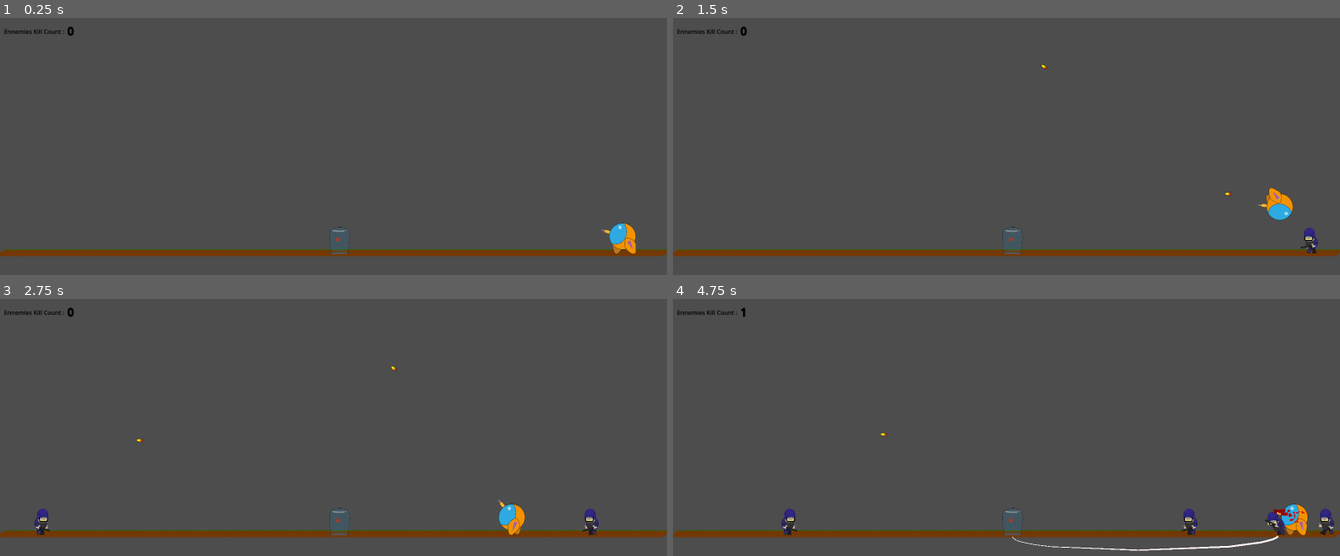
Above: before the commit, frames 1-4 (two rows, left to right).
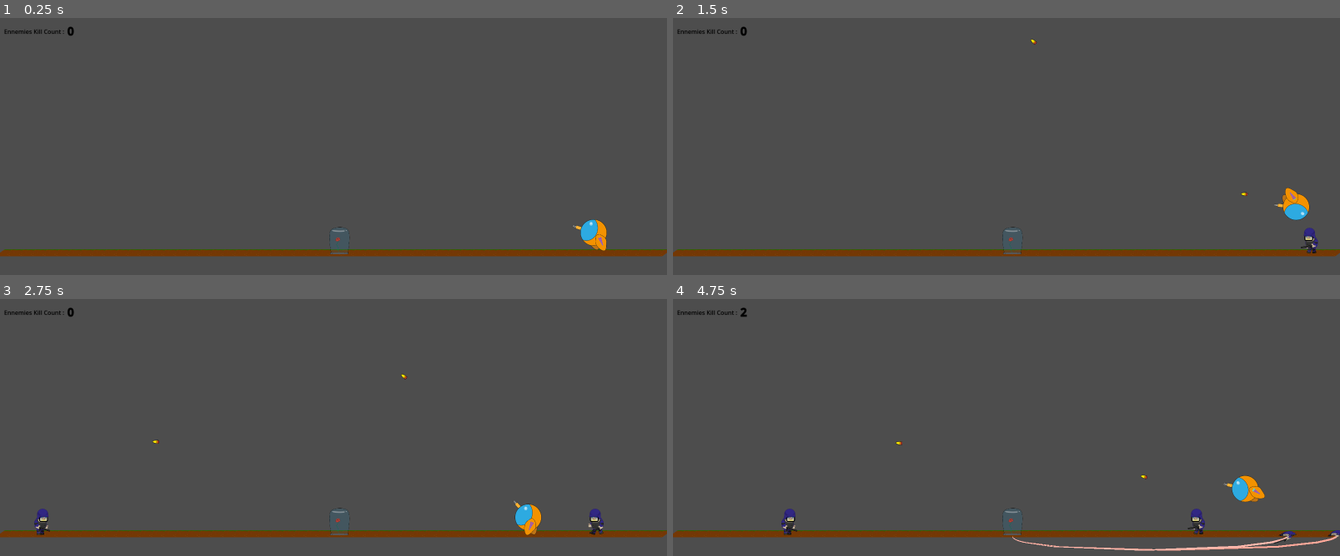
Above: after the commit, the same moments.

Repository: Jeremiejade/rose
Game: Godot game, scene res://scenes/Level/level.tscn
Two runs of this game, one before a commit and one after it. Both use one fixed random seed, a clock stepped at 60 frames per second and the inputs below. This scene is started directly instead of the project's main scene.
Inputs (mouse positions are in pixels of both pictures, inside the frame that each line leads up to):
- Up to frame 1 (0.25 s): no input
- Up to frame 2 (1.5 s): move the mouse to (1153, 138) at 0.52 s; hold D (move_right) from 0.53 s (still down); click (1153, 138) at 0.6 s; tap Space (jump) at 0.77 s; move the mouse to (873, 164) at 1.27 s; click (873, 164) at 1.35 s
- Up to frame 3 (2.75 s): tap Space (jump) at 1.52 s; move the mouse to (400, 373) at 2.02 s; release D (move_right) at 2.03 s; hold A (move_left) from 2.03 s (still down); click (400, 373) at 2.1 s
- Up to frame 4 (4.75 s): move the mouse to (973, 484) at 2.77 s; release A (move_left) at 2.78 s; hold D (move_right) 2.78-4.28 s; click (973, 484) at 2.85 s; tap Space (jump) at 3.02, 3.77, 4.52 s; move the mouse to (1206, 471) at 3.52 s; click (1206, 471) at 3.6 s; move the mouse to (806, 391) at 4.27 s; hold A (move_left) from 4.28 s (still down); click (806, 391) at 4.35 s

The runs differ from the first frame. In frame 1, 0.8% of the frame differs, in the area x 85-96%, y 78-92%; in frame 2, 0.7%; in frame 3, 0.9%; in frame 4, 2.0%, in the area x 10-100%, y 3-99%.

Commit message:
Use hit and hurt box for progectile and playerBody

Diff:
--- a/scenes/BulletGun/bullet_gun.gd
+++ b/scenes/BulletGun/bullet_gun.gd
@@ -12,22 +12,14 @@
 func _on_visible_on_screen_notifier_2d_screen_exited() -> void:
 	queue_free() # Replace with function body.
 
+func take_ground() -> void:
+	$Bullet.visible = false
+	$AnimatedSprite2D.play("boom")
+	$AnimatedSprite2D.visible = true
+	isExplosing = true
 
-func _on_body_shape_entered(_body_rid: RID, body: Node2D, _body_shape_index: int, _local_shape_index: int) -> void:
-	if !isExplosing :
-		if body.has_method("isEnnemy"):
-			body.addAttack({
-				"type": "bullet",
-				"degat": 10,
-				"position": self.global_position,
-				"rotation": self.global_rotation
-			})
-			queue_free()
-		if(body.name == "Ground"):
-			$Bullet.visible = false
-			$AnimatedSprite2D.play("boom")
-			$AnimatedSprite2D.visible = true
-			isExplosing = true
+func on_making_damage() -> void:
+	queue_free()
 
 func _on_animated_sprite_2d_animation_finished() -> void:
 	queue_free()
--- a/scenes/BulletGun/bullet_gun.tscn
+++ b/scenes/BulletGun/bullet_gun.tscn
@@ -7,9 +7,7 @@
 [ext_resource type="Texture2D" uid="uid://dcajxdg04i81l" path="res://assets/bullets/bullet_dust_2.png" id="5_gvmsy"]
 [ext_resource type="Texture2D" uid="uid://67x4fch11ayt" path="res://assets/bullets/bullet_dust_3.png" id="6_id0gm"]
 [ext_resource type="Texture2D" uid="uid://cfxss24q1vl4p" path="res://assets/bullets/bullet_dust_4.png" id="7_56irk"]
-
-[sub_resource type="RectangleShape2D" id="RectangleShape2D_yaof3"]
-size = Vector2(19, 10)
+[ext_resource type="Script" uid="uid://bbvmyj2cykdsp" path="res://scenes/z_hit_box.gd" id="8_n5xxk"]
 
 [sub_resource type="SpriteFrames" id="SpriteFrames_7t7fv"]
 animations = [{
@@ -34,9 +32,10 @@
 "speed": 20.0
 }]
 
-[node name="Bullet_Gun" type="Area2D"]
-collision_layer = 0
-collision_mask = 9
+[sub_resource type="RectangleShape2D" id="RectangleShape2D_yaof3"]
+size = Vector2(19, 10)
+
+[node name="Bullet_Gun" type="Node2D"]
 script = ExtResource("1_yaof3")
 
 [node name="Bullet" type="Sprite2D" parent="."]
@@ -45,10 +44,6 @@
 [node name="VisibleOnScreenNotifier2D" type="VisibleOnScreenNotifier2D" parent="."]
 scale = Vector2(4.4, 4.4)
 
-[node name="CollisionShape2D" type="CollisionShape2D" parent="."]
-position = Vector2(-0.5, 0)
-shape = SubResource("RectangleShape2D_yaof3")
-
 [node name="AnimatedSprite2D" type="AnimatedSprite2D" parent="."]
 visible = false
 sprite_frames = SubResource("SpriteFrames_7t7fv")
@@ -56,6 +51,16 @@
 frame = 4
 frame_progress = 1.0
 
-[connection signal="body_shape_entered" from="." to="." method="_on_body_shape_entered"]
+[node name="ZHitBox" type="Area2D" parent="." node_paths=PackedStringArray("collisionShape", "ownerNode")]
+script = ExtResource("8_n5xxk")
+type = "bullet"
+collisionShape = NodePath("CollisionShape2D")
+ownerNode = NodePath("..")
+metadata/_custom_type_script = "uid://bbvmyj2cykdsp"
+
+[node name="CollisionShape2D" type="CollisionShape2D" parent="ZHitBox"]
+position = Vector2(-0.5, 0)
+shape = SubResource("RectangleShape2D_yaof3")
+
 [connection signal="screen_exited" from="VisibleOnScreenNotifier2D" to="." method="_on_visible_on_screen_notifier_2d_screen_exited"]
 [connection signal="animation_finished" from="AnimatedSprite2D" to="." method="_on_animated_sprite_2d_animation_finished"]
--- a/scenes/Level/level.tscn
+++ b/scenes/Level/level.tscn
@@ -1,6 +1,6 @@
 [gd_scene load_steps=8 format=3 uid="uid://ue6otj6bwght"]
 
-[ext_resource type="Texture2D" uid="uid://h5iq4it5kewa" path="res://assets/level_1/ground.jpg" id="1_4tl78"]
+[ext_resource type="Texture2D" uid="uid://h5iq4it5kewa" path="res://scenes/assets/level_1/ground.jpg" id="1_4tl78"]
 [ext_resource type="Script" uid="uid://bq5igbljfr1id" path="res://scenes/Level/level.gd" id="1_65260"]
 [ext_resource type="PackedScene" uid="uid://dymyjfjvgoyg5" path="res://scenes/NewPlayer/new_player.tscn" id="3_ggv0q"]
 [ext_resource type="PackedScene" uid="uid://k43skcolxlck" path="res://scenes/rose/rose.tscn" id="4_v753x"]
@@ -36,12 +36,12 @@
 position = Vector2(916, 603)
 scale = Vector2(0.5, 0.5)
 collision_layer = 3
+collision_mask = 0
 
 [node name="NewPlayer" parent="." instance=ExtResource("3_ggv0q")]
-position = Vector2(1680, 591)
+position = Vector2(1602.0001, 558)
 scale = Vector2(0.6, 0.6)
-collision_layer = 2
-collision_mask = 11
+collision_mask = 7
 
 [node name="Wall" type="StaticBody2D" parent="."]
 collision_layer = 3
--- a/scenes/NewPlayer/new_player.gd
+++ b/scenes/NewPlayer/new_player.gd
@@ -101,4 +101,5 @@
 	return "idle"
 
 func take_damage(attack) :
-	ATTACKS.push_front(attack)
+	if(attack.origin != "player"):
+		ATTACKS.push_front(attack)
--- a/scenes/NewPlayer/new_player.tscn
+++ b/scenes/NewPlayer/new_player.tscn
@@ -10,6 +10,7 @@
 [ext_resource type="PackedScene" uid="uid://ldk11y02bjpx" path="res://scenes/NewPlayer/power_fuel.tscn" id="7_d3wdy"]
 [ext_resource type="Texture2D" uid="uid://bovydj48g55ro" path="res://assets/newPlayer/fuel-gauge.png" id="8_i1n5h"]
 [ext_resource type="Script" uid="uid://bcn3h40a6b2o5" path="res://scenes/z_hurt_box.gd" id="10_j05um"]
+[ext_resource type="Script" uid="uid://bbvmyj2cykdsp" path="res://scenes/z_hit_box.gd" id="11_l233m"]
 
 [sub_resource type="CapsuleShape2D" id="CapsuleShape2D_3864k"]
 radius = 59.0
@@ -64,6 +65,18 @@
 "transitions": PackedFloat32Array(1),
 "update": 0,
 "values": [0.0]
+}
+tracks/4/type = "value"
+tracks/4/imported = false
+tracks/4/enabled = true
+tracks/4/path = NodePath("BodyHitBox/BodyCollisionShape2D:disabled")
+tracks/4/interp = 1
+tracks/4/loop_wrap = true
+tracks/4/keys = {
+"times": PackedFloat32Array(0),
+"transitions": PackedFloat32Array(1),
+"update": 1,
+"values": [true]
 }
 
 [sub_resource type="Animation" id="Animation_lv4yx"]
@@ -118,6 +131,18 @@
 "transitions": PackedFloat32Array(1),
 "update": 0,
 "values": [0.0]
+}
+tracks/4/type = "value"
+tracks/4/imported = false
+tracks/4/enabled = true
+tracks/4/path = NodePath("BodyHitBox/BodyCollisionShape2D:disabled")
+tracks/4/interp = 1
+tracks/4/loop_wrap = true
+tracks/4/keys = {
+"times": PackedFloat32Array(0),
+"transitions": PackedFloat32Array(1),
+"update": 1,
+"values": [true]
 }
 
 [sub_resource type="Animation" id="Animation_l1i7o"]
@@ -173,6 +198,18 @@
 "update": 0,
 "values": [-0.496712, -0.585859]
 }
+tracks/4/type = "value"
+tracks/4/imported = false
+tracks/4/enabled = true
+tracks/4/path = NodePath("BodyHitBox/BodyCollisionShape2D:disabled")
+tracks/4/interp = 1
+tracks/4/loop_wrap = true
+tracks/4/keys = {
+"times": PackedFloat32Array(0),
+"transitions": PackedFloat32Array(1),
+"update": 1,
+"values": [false]
+}
 
 [sub_resource type="Animation" id="Animation_14177"]
 resource_name = "walk"
@@ -225,6 +262,18 @@
 "transitions": PackedFloat32Array(1, 1, 1, 1),
 "update": 0,
 "values": [0.0, 0.546629, 0.928425, 0.546629]
+}
+tracks/4/type = "value"
+tracks/4/imported = false
+tracks/4/enabled = true
+tracks/4/path = NodePath("BodyHitBox/BodyCollisionShape2D:disabled")
+tracks/4/interp = 1
+tracks/4/loop_wrap = true
+tracks/4/keys = {
+"times": PackedFloat32Array(0),
+"transitions": PackedFloat32Array(1),
+"update": 1,
+"values": [true]
 }
 
 [sub_resource type="AnimationLibrary" id="AnimationLibrary_ut3gk"]
@@ -308,3 +357,13 @@
 [node name="CollisionShape2D" type="CollisionShape2D" parent="ZHurtBox"]
 shape = SubResource("CapsuleShape2D_l233m")
 debug_color = Color(0.7476307, 0.46180922, 0, 0.41960785)
+
+[node name="BodyHitBox" type="Area2D" parent="."]
+script = ExtResource("11_l233m")
+type = "playerBody"
+metadata/_custom_type_script = "uid://bbvmyj2cykdsp"
+
+[node name="BodyCollisionShape2D" type="CollisionShape2D" parent="BodyHitBox"]
+shape = SubResource("CapsuleShape2D_3864k")
+disabled = true
+debug_color = Color(0.9166973, 0.17005399, 0.56669986, 0.41960785)
--- a/scenes/enemies/enemy_crs.gd
+++ b/scenes/enemies/enemy_crs.gd
@@ -1,10 +1,11 @@
 extends CharacterBody2D
 
-var SPEED = 100
-var state = 'walk'
-var deathHasEmit = false;
-@export var health = 10;
-@export var direction = -1
+var SPEED := 100
+var state := 'walk'
+var originAttackType := ""
+var deathHasEmit := false;
+@export var health := 10;
+@export var direction := -1
 
 signal on_death
 
@@ -17,6 +18,8 @@
 
 func _physics_process(delta: float) -> void:
 	if health <= 0:
+		if state != "dead":
+			_disable_collisions_shape()
 		state = "dead"
 		velocity.x = move_toward(velocity.x, 0, SPEED)
 		if !deathHasEmit :
@@ -40,18 +43,22 @@
 	elif state == 'attack':
 		$AnimationPlayer.play("attack")
 	elif state == 'dead' and $AnimationPlayer.is_playing():
-		$AnimationPlayer.play("death")
+		if originAttackType == "playerBody":
+			$AnimationPlayer.play("crushed")
+		else:
+			$AnimationPlayer.play("death")
 
 func onDieAnimationEnd():
 	$AnimationPlayer.stop(true)
-	blood.stopEmit()
+	if blood: blood.stopEmit()
 
 func eat():
 	queue_free()
 
 
-func addAttack(attack):
-	health -= attack.degat
+func take_damage(attack):
+	originAttackType = attack.type
+	health -= attack.damage
 	if attack.type == "bullet":
 		var imapctPosition = attack.position.y;
 		var headPostion = $body/CrsHead/headBottom.global_position.y
@@ -63,6 +70,9 @@
 			addBlood($body/CrsBody, attack)
 			return
 		addBlood($body/CrsFrontLeg, attack)
+	if attack.type == "playerBody":
+		pass
+
 
 
 func addBlood(parent: Sprite2D, attack):
@@ -72,18 +82,12 @@
 	blood.scale.x  = -direction
 
 	blood.global_position = attack.position
-	pass
 
-func isEnnemy():
-	return true;
-
-#func _on_wepon_body_entered(body: Node2D) -> void:
-#	if body.name == 'rose' || body.name == 'NewPlayer':
-#		body.addAttack({
-#				"id": self.get_instance_id(),
-#				"damage": 10,
-#				"direction": direction,
-#			})
+func _disable_collisions_shape():
+	$body/CrsFrontArm/ZHitBox/CollisionShape2D.disabled = true
+	$ZHurtBox/CollisionShape2D.disabled = true
+	$CollisionShape2D.disabled = true
+	$body/Vision/VisionCollisionShape2D2.disabled = true
 
 func _on_vision_body_entered(body: Node2D) -> void:
 	if body.name == 'rose' and state != 'attack':
--- a/scenes/enemies/enemy_crs.tscn
+++ b/scenes/enemies/enemy_crs.tscn
@@ -8,6 +8,7 @@
 [ext_resource type="Texture2D" uid="uid://du63np2ilbyml" path="res://assets/enemie/crs_head.png" id="5_awp8h"]
 [ext_resource type="Texture2D" uid="uid://dvf8wotam60yr" path="res://assets/enemie/crs_front_arm.png" id="6_12ic4"]
 [ext_resource type="Script" uid="uid://bbvmyj2cykdsp" path="res://scenes/z_hit_box.gd" id="8_f708u"]
+[ext_resource type="Script" uid="uid://bcn3h40a6b2o5" path="res://scenes/z_hurt_box.gd" id="9_gbvbm"]
 
 [sub_resource type="CapsuleShape2D" id="CapsuleShape2D_gbvbm"]
 radius = 8.021391
@@ -202,6 +203,102 @@
 "transitions": PackedFloat32Array(1),
 "update": 1,
 "values": [true]
+}
+tracks/15/type = "value"
+tracks/15/imported = false
+tracks/15/enabled = true
+tracks/15/path = NodePath("body/CrsBackArm:skew")
+tracks/15/interp = 1
+tracks/15/loop_wrap = true
+tracks/15/keys = {
+"times": PackedFloat32Array(0),
+"transitions": PackedFloat32Array(1),
+"update": 0,
+"values": [0.0]
+}
+tracks/16/type = "value"
+tracks/16/imported = false
+tracks/16/enabled = true
+tracks/16/path = NodePath("body/CrsBackLeg:skew")
+tracks/16/interp = 1
+tracks/16/loop_wrap = true
+tracks/16/keys = {
+"times": PackedFloat32Array(0),
+"transitions": PackedFloat32Array(1),
+"update": 0,
+"values": [0.0]
+}
+tracks/17/type = "value"
+tracks/17/imported = false
+tracks/17/enabled = true
+tracks/17/path = NodePath("body/CrsFrontLeg:skew")
+tracks/17/interp = 1
+tracks/17/loop_wrap = true
+tracks/17/keys = {
+"times": PackedFloat32Array(0),
+"transitions": PackedFloat32Array(1),
+"update": 0,
+"values": [0.0]
+}
+tracks/18/type = "value"
+tracks/18/imported = false
+tracks/18/enabled = true
+tracks/18/path = NodePath("body/CrsBody:skew")
+tracks/18/interp = 1
+tracks/18/loop_wrap = true
+tracks/18/keys = {
+"times": PackedFloat32Array(0),
+"transitions": PackedFloat32Array(1),
+"update": 0,
+"values": [0.0]
+}
+tracks/19/type = "value"
+tracks/19/imported = false
+tracks/19/enabled = true
+tracks/19/path = NodePath("body/CrsHead:skew")
+tracks/19/interp = 1
+tracks/19/loop_wrap = true
+tracks/19/keys = {
+"times": PackedFloat32Array(0),
+"transitions": PackedFloat32Array(1),
+"update": 0,
+"values": [0.0]
+}
+tracks/20/type = "value"
+tracks/20/imported = false
+tracks/20/enabled = true
+tracks/20/path = NodePath("body/CrsFrontArm:skew")
+tracks/20/interp = 1
+tracks/20/loop_wrap = true
+tracks/20/keys = {
+"times": PackedFloat32Array(0),
+"transitions": PackedFloat32Array(1),
+"update": 0,
+"values": [0.0]
+}
+tracks/21/type = "value"
+tracks/21/imported = false
+tracks/21/enabled = true
+tracks/21/path = NodePath("body/CrsHead:scale")
+tracks/21/interp = 1
+tracks/21/loop_wrap = true
+tracks/21/keys = {
+"times": PackedFloat32Array(0),
+"transitions": PackedFloat32Array(1),
+"update": 0,
+"values": [Vector2(1, 1)]
+}
+tracks/22/type = "value"
+tracks/22/imported = false
+tracks/22/enabled = true
+tracks/22/path = NodePath("body/CrsBody:scale")
+tracks/22/interp = 1
+tracks/22/loop_wrap = true
+tracks/22/keys = {
+"times": PackedFloat32Array(0),
+"transitions": PackedFloat32Array(1),
+"update": 0,
+"values": [Vector2(1, 1)]
 }
 
 [sub_resource type="Animation" id="Animation_brrmv"]
@@ -701,16 +798,193 @@
 "values": [-0.267614, -0.0753275, 0.101399, -0.0831076]
 }
 
+[sub_resource type="Animation" id="Animation_gbvbm"]
+resource_name = "crushed"
+length = 0.4
+tracks/0/type = "value"
+tracks/0/imported = false
+tracks/0/enabled = true
+tracks/0/path = NodePath("body/CrsBackArm:position")
+tracks/0/interp = 1
+tracks/0/loop_wrap = true
+tracks/0/keys = {
+"times": PackedFloat32Array(0, 0.2, 0.4),
+"transitions": PackedFloat32Array(1, 1, 1),
+"update": 0,
+"values": [Vector2(-11, -13), Vector2(-11, 22), Vector2(-2.000001, 50)]
+}
+tracks/1/type = "value"
+tracks/1/imported = false
+tracks/1/enabled = true
+tracks/1/path = NodePath("body/CrsBackLeg:position")
+tracks/1/interp = 1
+tracks/1/loop_wrap = true
+tracks/1/keys = {
+"times": PackedFloat32Array(0, 0.4),
+"transitions": PackedFloat32Array(1, 1),
+"update": 0,
+"values": [Vector2(-10, 19), Vector2(-11.000002, 43)]
+}
+tracks/2/type = "value"
+tracks/2/imported = false
+tracks/2/enabled = true
+tracks/2/path = NodePath("body/CrsFrontLeg:position")
+tracks/2/interp = 1
+tracks/2/loop_wrap = true
+tracks/2/keys = {
+"times": PackedFloat32Array(0, 0.4),
+"transitions": PackedFloat32Array(1, 1),
+"update": 0,
+"values": [Vector2(14, 23), Vector2(5.000003, 42)]
+}
+tracks/3/type = "value"
+tracks/3/imported = false
+tracks/3/enabled = true
+tracks/3/path = NodePath("body/CrsBody:position")
+tracks/3/interp = 1
+tracks/3/loop_wrap = true
+tracks/3/keys = {
+"times": PackedFloat32Array(0, 0.2, 0.4),
+"transitions": PackedFloat32Array(1, 1, 1),
+"update": 0,
+"values": [Vector2(1, -5), Vector2(1, 18), Vector2(-6.9999995, 54.999996)]
+}
+tracks/4/type = "value"
+tracks/4/imported = false
+tracks/4/enabled = true
+tracks/4/path = NodePath("body/CrsHead:position")
+tracks/4/interp = 1
+tracks/4/loop_wrap = true
+tracks/4/keys = {
+"times": PackedFloat32Array(0, 0.2, 0.4),
+"transitions": PackedFloat32Array(1, 1, 1),
+"update": 0,
+"values": [Vector2(-11, -43), Vector2(-11, 15), Vector2(-3.999998, 52)]
+}
+tracks/5/type = "value"
+tracks/5/imported = false
+tracks/5/enabled = true
+tracks/5/path = NodePath("body/CrsFrontArm:position")
+tracks/5/interp = 1
+tracks/5/loop_wrap = true
+tracks/5/keys = {
+"times": PackedFloat32Array(0, 0.2, 0.4),
+"transitions": PackedFloat32Array(1, 1, 1),
+"update": 0,
+"values": [Vector2(27.407, -9.95702), Vector2(27.407001, 27.042984), Vector2(26.999998, 54)]
+}
+tracks/6/type = "value"
+tracks/6/imported = false
+tracks/6/enabled = true
+tracks/6/path = NodePath("body/CrsBackArm:skew")
+tracks/6/interp = 1
+tracks/6/loop_wrap = true
+tracks/6/keys = {
+"times": PackedFloat32Array(0.2, 0.4),
+"transitions": PackedFloat32Array(1, 1),
+"update": 0,
+"values": [0.0, -0.7853982]
+}
+tracks/7/type = "value"
+tracks/7/imported = false
+tracks/7/enabled = true
+tracks/7/path = NodePath("body/CrsBackLeg:skew")
+tracks/7/interp = 1
+tracks/7/loop_wrap = true
+tracks/7/keys = {
+"times": PackedFloat32Array(0.2, 0.4),
+"transitions": PackedFloat32Array(1, 1),
+"update": 0,
+"values": [0.0, 0.7853982]
+}
+tracks/8/type = "value"
+tracks/8/imported = false
+tracks/8/enabled = true
+tracks/8/path = NodePath("body/CrsFrontLeg:skew")
+tracks/8/interp = 1
+tracks/8/loop_wrap = true
+tracks/8/keys = {
+"times": PackedFloat32Array(0.2, 0.4),
+"transitions": PackedFloat32Array(1, 1),
+"update": 0,
+"values": [0.0, -0.7853982]
+}
+tracks/9/type = "value"
+tracks/9/imported = false
+tracks/9/enabled = true
+tracks/9/path = NodePath("body/CrsBody:skew")
+tracks/9/interp = 1
+tracks/9/loop_wrap = true
+tracks/9/keys = {
+"times": PackedFloat32Array(0.2, 0.4),
+"transitions": PackedFloat32Array(1, 1),
+"update": 0,
+"values": [0.0, 0.7853982]
+}
+tracks/10/type = "value"
+tracks/10/imported = false
+tracks/10/enabled = true
+tracks/10/path = NodePath("body/CrsHead:skew")
+tracks/10/interp = 1
+tracks/10/loop_wrap = true
+tracks/10/keys = {
+"times": PackedFloat32Array(0.2, 0.4),
+"transitions": PackedFloat32Array(1, 1),
+"update": 0,
+"values": [0.0, 0.7853982]
+}
+tracks/11/type = "value"
+tracks/11/imported = false
+tracks/11/enabled = true
+tracks/11/path = NodePath("body/CrsFrontArm:skew")
+tracks/11/interp = 1
+tracks/11/loop_wrap = true
+tracks/11/keys = {
+"times": PackedFloat32Array(0.2, 0.4),
+"transitions": PackedFloat32Array(1, 1),
+"update": 0,
+"values": [0.0, 0.7941248]
+}
+tracks/12/type = "value"
+tracks/12/imported = false
+tracks/12/enabled = true
+tracks/12/path = NodePath("body/CrsHead:scale")
+tracks/12/interp = 1
+tracks/12/loop_wrap = true
+tracks/12/keys = {
+"times": PackedFloat32Array(0.2, 0.4),
+"transitions": PackedFloat32Array(1, 1),
+"update": 0,
+"values": [Vector2(1, 1), Vector2(0.8, 0.5)]
+}
+tracks/13/type = "value"
+tracks/13/imported = false
+tracks/13/enabled = true
+tracks/13/path = NodePath("body/CrsBody:scale")
+tracks/13/interp = 1
+tracks/13/loop_wrap = true
+tracks/13/keys = {
+"times": PackedFloat32Array(0.2, 0.4),
+"transitions": PackedFloat32Array(1, 1),
+"update": 0,
+"values": [Vector2(1, 1), Vector2(0.8, 0.5)]
+}
+
 [sub_resource type="AnimationLibrary" id="AnimationLibrary_w12oc"]
 _data = {
 &"RESET": SubResource("Animation_a2cop"),
 &"attack": SubResource("Animation_brrmv"),
+&"crushed": SubResource("Animation_gbvbm"),
 &"death": SubResource("Animation_g0u10"),
 &"walk": SubResource("Animation_sh54r")
 }
 
+[sub_resource type="CapsuleShape2D" id="CapsuleShape2D_awp8h"]
+radius = 45.0
+height = 142.0
+
 [node name="EnemyCRS" type="CharacterBody2D"]
-collision_layer = 8
+collision_layer = 0
 script = ExtResource("1_g0u10")
 metadata/_edit_horizontal_guides_ = [68.0]
 
@@ -757,6 +1031,7 @@
 collision_layer = 2
 collision_mask = 0
 script = ExtResource("8_f708u")
+origin = "CRS"
 metadata/_custom_type_script = "uid://bbvmyj2cykdsp"
 
 [node name="CollisionShape2D" type="CollisionShape2D" parent="body/CrsFrontArm/ZHitBox"]
@@ -768,7 +1043,6 @@
 [node name="Vision" type="Area2D" parent="body"]
 position = Vector2(-17, -31)
 collision_layer = 0
-collision_mask = 3
 
 [node name="VisionCollisionShape2D2" type="CollisionShape2D" parent="body/Vision"]
 position = Vector2(-23, -13)
@@ -783,5 +1057,14 @@
 &"": SubResource("AnimationLibrary_w12oc")
 }
 
+[node name="ZHurtBox" type="Area2D" parent="."]
+script = ExtResource("9_gbvbm")
+metadata/_custom_type_script = "uid://bcn3h40a6b2o5"
+
+[node name="CollisionShape2D" type="CollisionShape2D" parent="ZHurtBox"]
+position = Vector2(0, -1)
+shape = SubResource("CapsuleShape2D_awp8h")
+debug_color = Color(0.7030465, 0.48935717, 0.095277764, 0.41960785)
+
 [connection signal="body_entered" from="body/Vision" to="." method="_on_vision_body_entered"]
 [connection signal="body_exited" from="body/Vision" to="." method="_on_vision_body_exited"]
--- a/scenes/rose/rose.gd
+++ b/scenes/rose/rose.gd
@@ -21,7 +21,8 @@
 	self.add_child(root)
 
 func take_damage(attack):
-	ATTACKS.push_front(attack)
+	if(attack.origin != "player"):
+		ATTACKS.push_front(attack)
 
 func handleFelure():
 	if life > 80 :
--- a/scenes/z_hit_box.gd
+++ b/scenes/z_hit_box.gd
@@ -2,3 +2,19 @@
 
 @export var damage = 10
 @export var direction = -1
+@export var type = "no_name"
+@export var collisionShape:CollisionShape2D
+@export var ownerNode:Node2D
+@export var origin = "player"
+
+func _ready() -> void:
+	body_shape_entered.connect(_on_body_shape_entered)
+
+func _on_body_shape_entered(_body_rid: RID, body: Node2D, _body_shape_index: int, _local_shape_index: int) -> void:
+	if body.name == "Ground" and owner.has_method("take_ground"):
+		owner.take_ground()
+		if collisionShape:
+			call_deferred("disableCollisionShape")
+
+func disableCollisionShape():
+		collisionShape.disabled = true
--- a/scenes/z_hurt_box.gd
+++ b/scenes/z_hurt_box.gd
@@ -4,10 +4,19 @@
 	area_entered.connect(_on_area_entered)
 
 
-func _on_area_entered(hit_box: ZHitBox) -> void:
-	print(hit_box)
-	if hit_box != null and owner.has_method("take_damage"):
+func _on_area_entered(hit_box: Area2D) -> void:
+	if hit_box == null: pass
+	if !(hit_box is ZHitBox): return
+	if owner.has_method("take_damage"):
 		owner.take_damage({
 			"damage": hit_box.damage,
-			"direction": hit_box.direction
+			"direction": hit_box.direction,
+			"rotation": hit_box.global_rotation,
+			"position": hit_box.global_position,
+			"type": hit_box.type,
+			"origin": hit_box.origin
 		})
+		#todo ajout
+
+		if hit_box.ownerNode and hit_box.ownerNode.has_method("on_making_damage"):
+			hit_box.ownerNode.on_making_damage()
Not shown: 1 places in scenes/BulletGun/bullet_gun.tscn that only renumber resources
Not shown: 1 places in scenes/NewPlayer/new_player.tscn that only renumber resources
Not shown: 1 places in scenes/enemies/enemy_crs.tscn that only renumber resources
